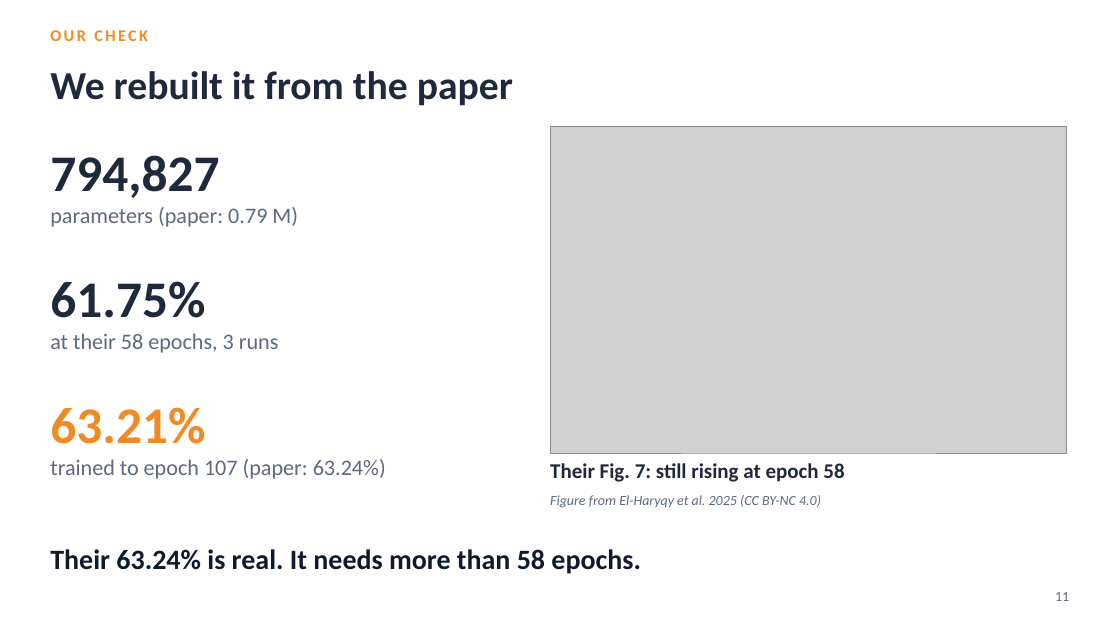
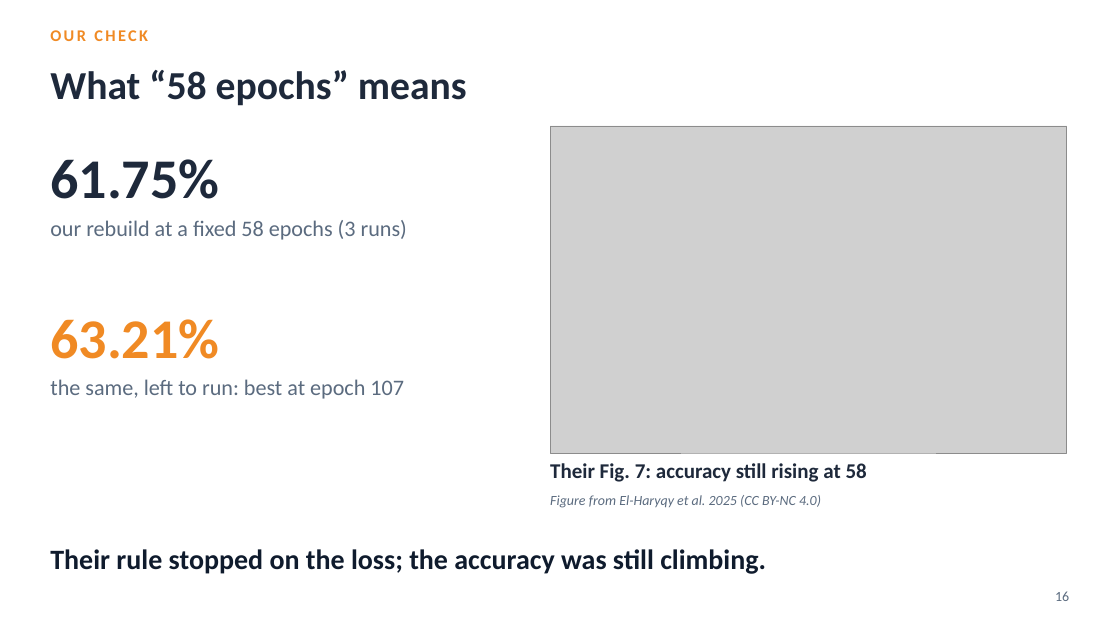
Before and after one commit to YusufBilo78/amc, a slide deck: slide 16 of deck/moshe_paper_icrnna.pptx (slide 11 before the commit). Drawn at 1120x630 pixels with LibreOffice and Linux fonts; fonts in the diff are those of the drawing; grey boxes stand for pictures. Boxes give left, top, right and bottom in pixels: in the first picture for what was removed or moved away, otherwise in the second. Text is boxed around its words. In the diff, an @@ line names an element or a change of style, - is before the commit and + after.

```diff
--- a/deck/moshe_paper_icrnna.pptx
+++ b/deck/moshe_paper_icrnna.pptx
@@ text at (50, 70, 467, 106): text changed @@
-We rebuilt it from the paper
+What “58 epochs” means
@@ text "61.75%" at (50, 159, 219, 199): size 44 to 48 pt @@
@@ text "61.75%": place and size @@
-text "61.75%" at (50, 281, 205, 318)
+text "61.75%" at (50, 159, 219, 199)
@@ text removed at (50, 155, 219, 198) @@
-794,827
@@ text removed at (50, 207, 298, 227) @@
-parameters (paper: 0.79 M)
@@ text at (50, 220, 407, 240): text changed @@
-at their 58 epochs, 3 runs
+our rebuild at a fixed 58 epochs (3 runs)
@@ text "63.21%": place and size @@
-text "63.21%" at (50, 407, 205, 444)
+text "63.21%" at (50, 319, 219, 359)
@@ text "63.21%" at (50, 319, 219, 359): size 44 to 48 pt @@
@@ text at (50, 379, 404, 399): text changed @@
-trained to epoch 107 (paper: 63.24%)
+the same, left to run: best at epoch 107
@@ text at (550, 463, 867, 482): text changed @@
-Their Fig. 7: still rising at epoch 58
+Their Fig. 7: accuracy still rising at 58
@@ text at (50, 549, 766, 574): text changed @@
-Their 63.24% is real. It needs more than 58 epochs.
+Their rule stopped on the loss; the accuracy was still climbing.
@@ text at (1055, 591, 1069, 601): text changed @@
-11
+16
```
Also in this commit, not shown: 10 other slides changed, 9 slides added, 5 slides removed, 6 other files.
